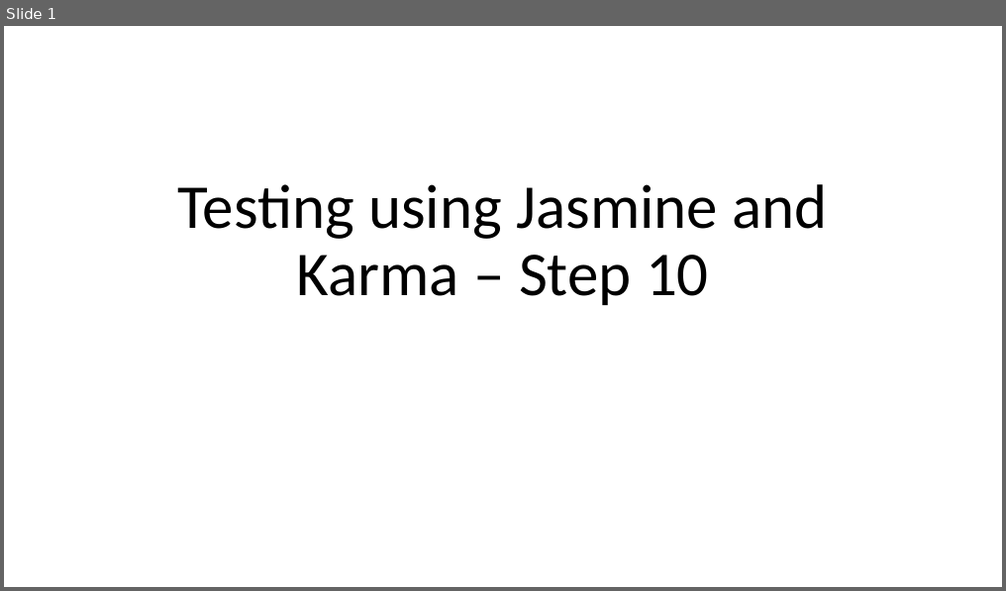
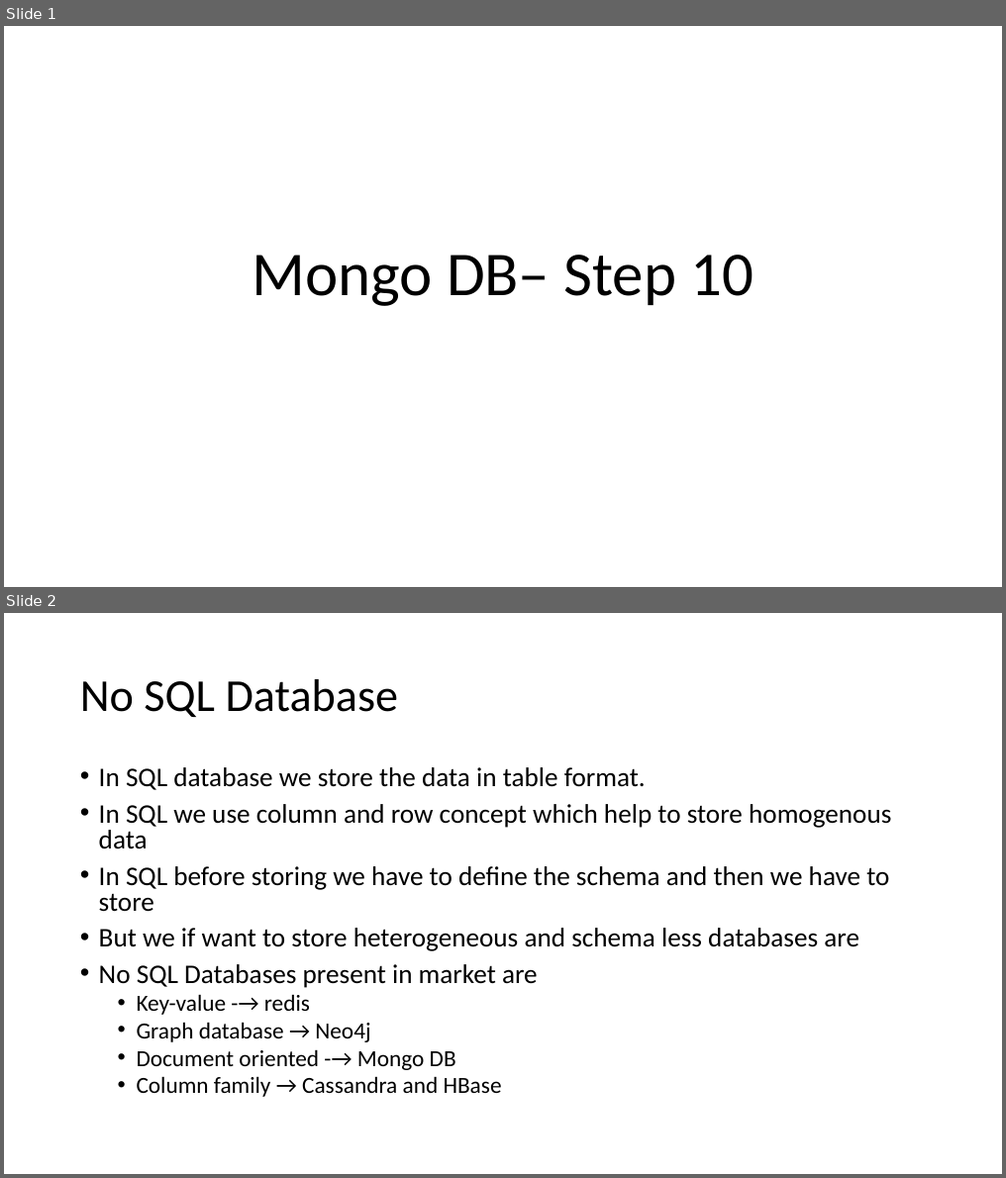
Before and after one commit to Kaleakash/mean_stack_running_capstone, a slide deck: Phase 3/Step 12 - Mongo DB Database.pptx. Shown one above the other, each under a label of ours: slide 1 before the commit, slides 1 and 2 after it. The pictures are 1006x591 and 1006x1178 pixels, drawn with LibreOffice and Linux fonts; fonts in the diff are those of the drawing. Boxes give left, top, right and bottom in pixels: in the first picture for what was removed or moved away, otherwise in the second. Text is boxed around its words. In the diff, an @@ line names an element or a change of style, - is before the commit and + after.

```diff
--- a/Phase 3/Step 12 - Mongo DB Database.pptx
+++ b/Phase 3/Step 12 - Mongo DB Database.pptx
@@ slide 2 added at <box>4,613,1002,1174</box>, background #FFFFFF @@
@@ title added at <box>80,679,399,717</box>, 44 pt, text #000000 @@
+No SQL Database
@@ text added at <box>99,767,891,1097</box>, 25.9 pt, text #000000 @@
+• In SQL database we store the data in table format.
+• In SQL we use column and row concept which help to store homogenous data
+• In SQL before storing we have to define the schema and then we have to store
+• But we if want to store heterogeneous and schema less databases are
+• No SQL Databases present in market are
+  • Key-value -→ redis
+  • Graph database → Neo4j
+  • Document oriented -→ Mongo DB
+  • Column family → Cassandra and HBase
@@ slide 1 changed as well @@
@@ title at <box>252,255,754,306</box>: text changed @@
-Testing using Jasmine and Karma – Step 10
+Mongo DB– Step 10
```
Also in this commit, not shown: 1 other slide changed, 7 other slides added, 23 slides removed, 3 other files.
